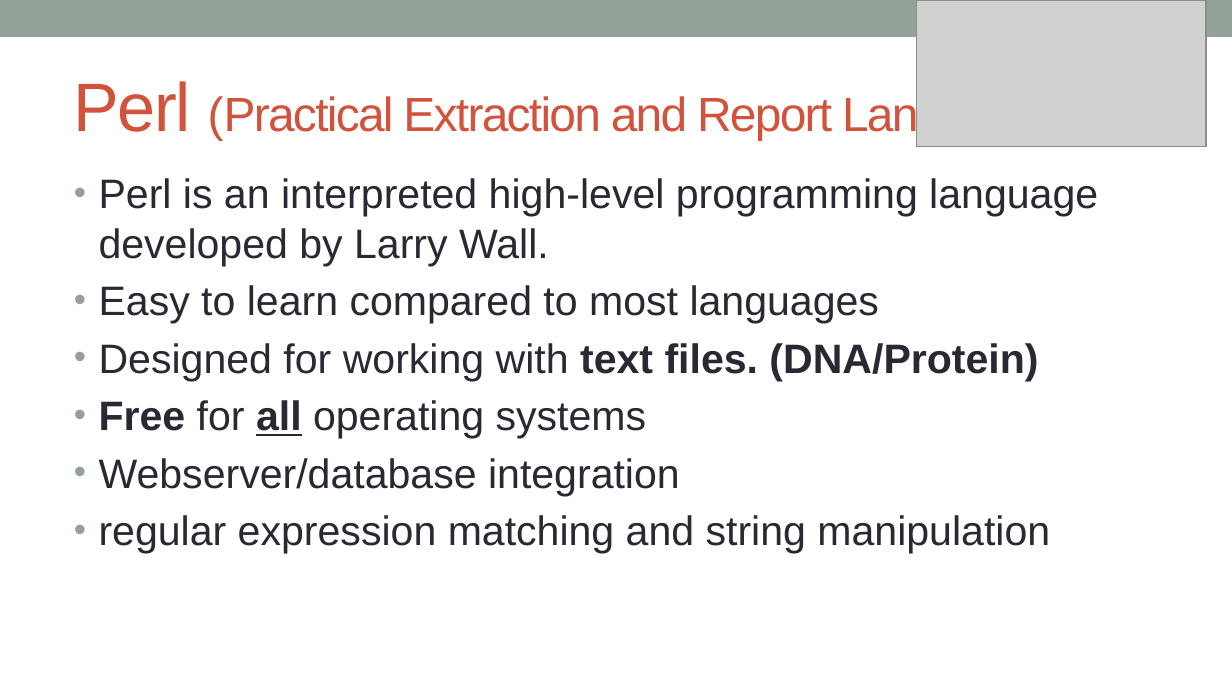
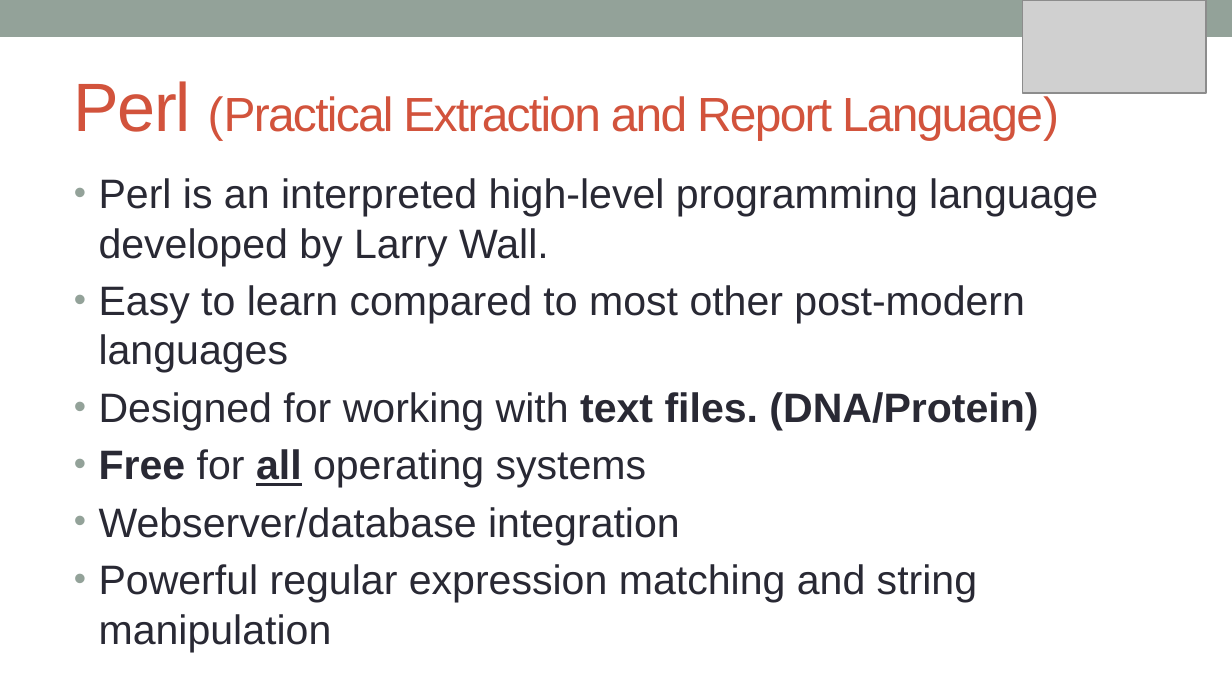
Before and after one commit to kanhu-pcr-code/bioinfo-PERL-course, a slide deck: slide 13 of PPTs/Programming-fundamentals.pptx. Drawn at 1232x693 pixels with LibreOffice and Linux fonts; fonts in the diff are those of the drawing; grey boxes stand for pictures. Boxes give left, top, right and bottom in pixels: in the first picture for what was removed or moved away, otherwise in the second. Text is boxed around its words. In the diff, an @@ line names an element or a change of style, - is before the commit and + after.

```diff
--- a/PPTs/Programming-fundamentals.pptx
+++ b/PPTs/Programming-fundamentals.pptx
@@ picture: place and size @@
-picture at [917, 0, 1206, 147]
+picture at [1023, 0, 1206, 92]
@@ text at [99, 285, 1025, 373]: text changed @@
-• Easy to learn compared to most languages
+• Easy to learn compared to most other post-modern languages
@@ text at [99, 564, 977, 652]: text changed @@
-• regular expression matching and string manipulation
+• Powerful regular expression matching and string manipulation
```
Also in this commit, not shown: 4 other slides changed, 4 other files.
